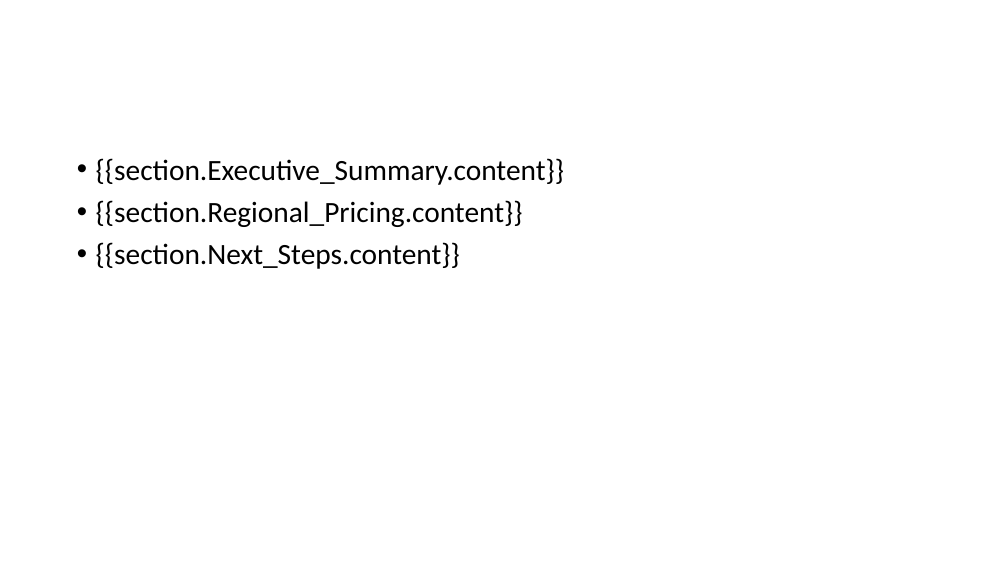
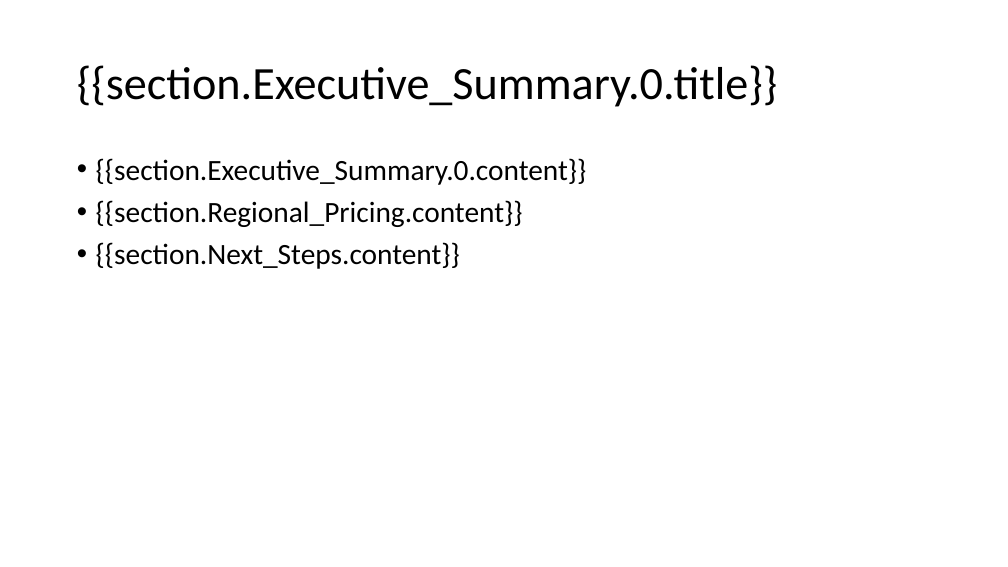
Before and after one commit to quoccuonglqd/proposal-generation, a slide deck: slide 2 of backend/Cherry.Api/Storage/templates/standard_v1.pptx. Drawn at 1008x567 pixels with LibreOffice and Linux fonts; fonts in the diff are those of the drawing. Boxes give left, top, right and bottom in pixels: in the first picture for what was removed or moved away, otherwise in the second. Text is boxed around its words. In the diff, an @@ line names an element or a change of style, - is before the commit and + after.

```diff
--- a/backend/Cherry.Api/Storage/templates/standard_v1.pptx
+++ b/backend/Cherry.Api/Storage/templates/standard_v1.pptx
@@ title added at (77, 65, 778, 107), 44 pt, text #000000 @@
+{{section.Executive_Summary.0.title}}
@@ text at (96, 158, 587, 185): text changed @@
-• {{section.Executive_Summary.content}}
+• {{section.Executive_Summary.0.content}}
```
Also in this commit, not shown: 5 other files.
